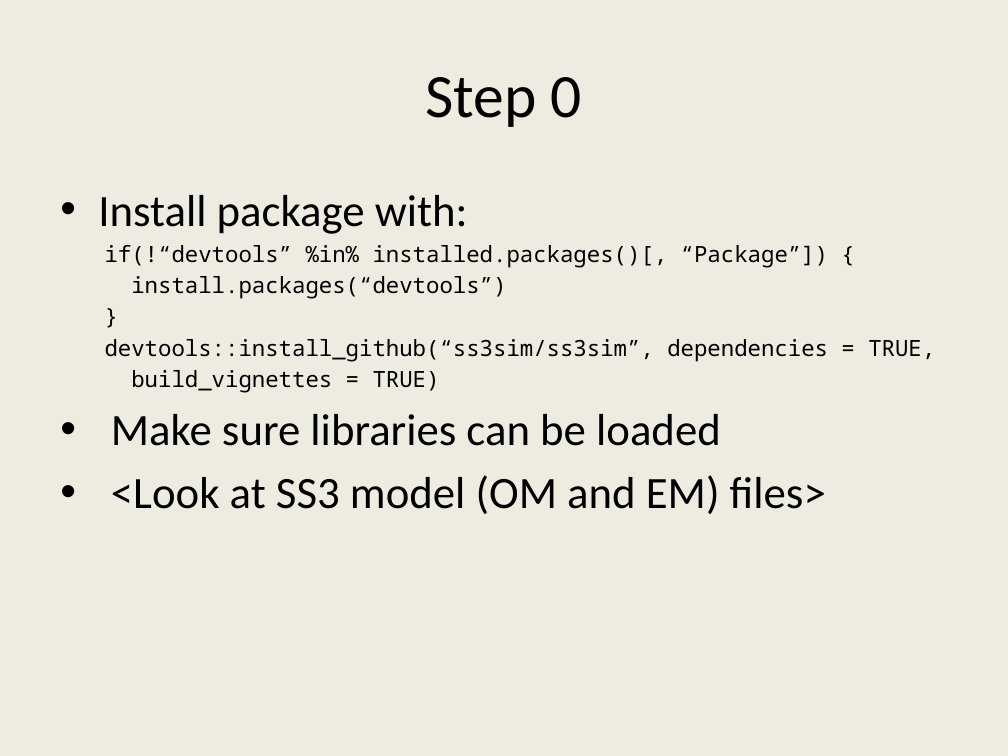
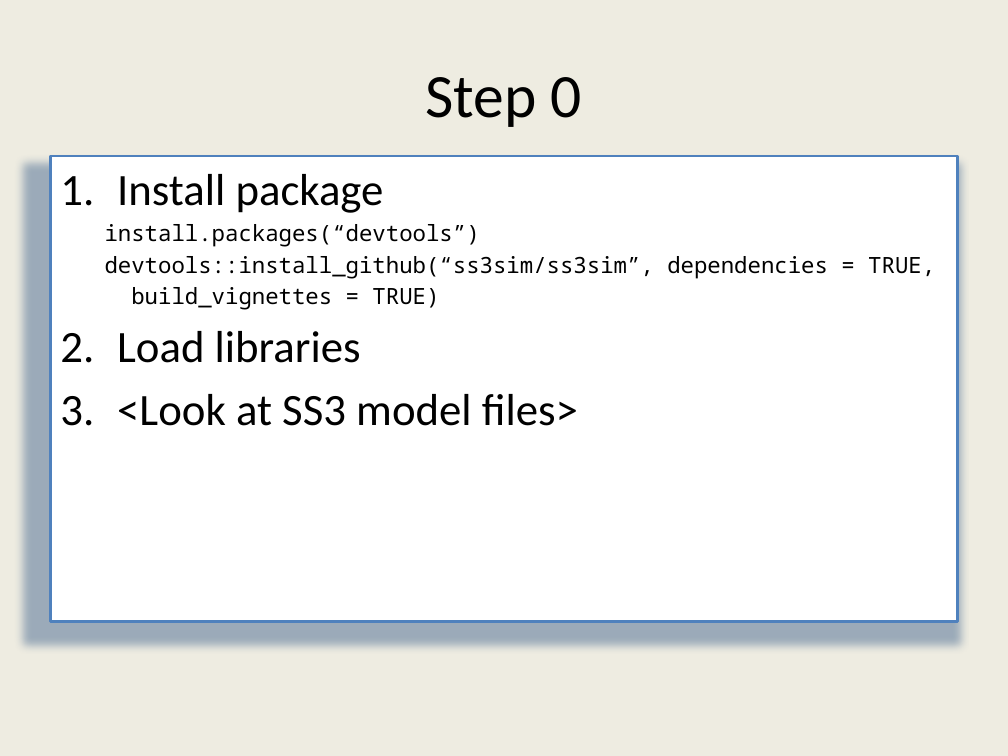
Before and after one commit to ss3sim/workshop, a slide deck: slide 10 of ss3sim_workshop.pptx (slide 7 before the commit). Drawn at 1008x756 pixels with LibreOffice and Linux fonts; fonts in the diff are those of the drawing. Boxes give left, top, right and bottom in pixels: in the first picture for what was removed or moved away, otherwise in the second. Text is boxed around its words. In the diff, an @@ line names an element or a change of style, - is before the commit and + after.

```diff
--- a/ss3sim_workshop.pptx
+++ b/ss3sim_workshop.pptx
@@ text in rectangle at [50,156,958,622]: paragraph removed @@
-  }
@@ rectangle "Install package": place and size @@
-rectangle "Install package" at [98,195,935,514]
+rectangle "Install package" at [50,156,958,622]
@@ rectangle "Install package" at [50,156,958,622]: fill none to #FFFFFF; outline none to #4F81BD 2 pt; shadow on @@
@@ text in rectangle at [117,174,384,213]: text changed; size 16 to 32 pt; font Noto Sans Mono to Calibri @@
-• Install package with:
-  if(!“devtools” %in% installed.packages()[, “Package”]) {
+1. Install package
@@ text in rectangle at [117,331,578,426]: text changed @@
-• Make sure libraries can be loaded
-• <Look at SS3 model (OM and EM) files>
+2. Load libraries
+3. <Look at SS3 model files>
```
Also in this commit, not shown: 25 other slides changed, 5 slides added, 2 slides removed.
